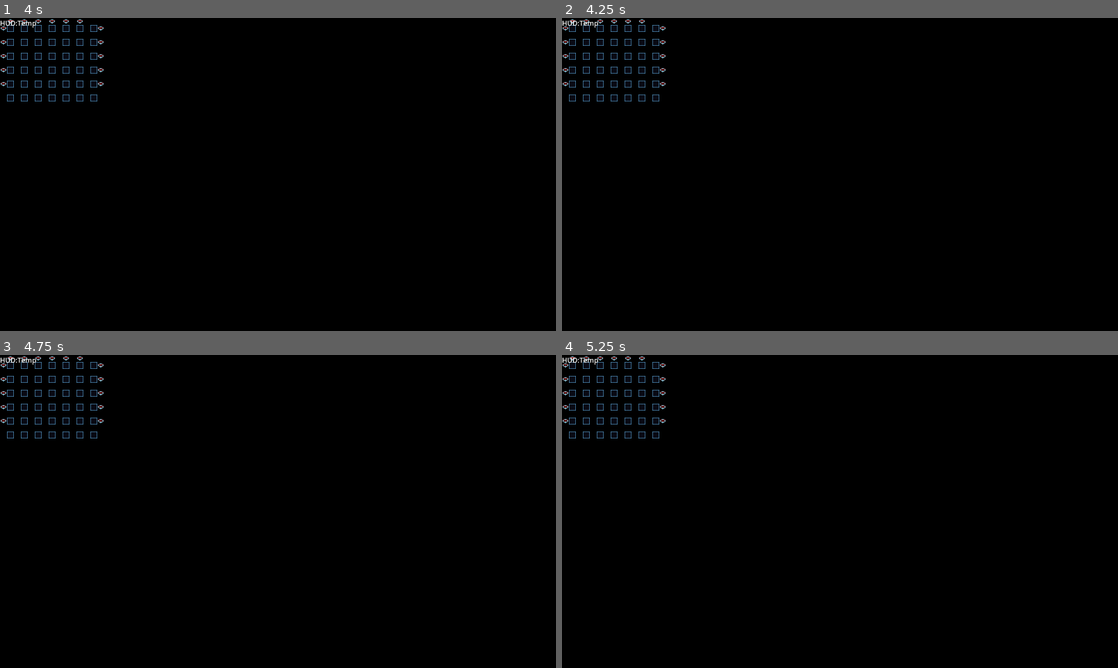
Above: before the commit, frames 1-4 (two rows, left to right).
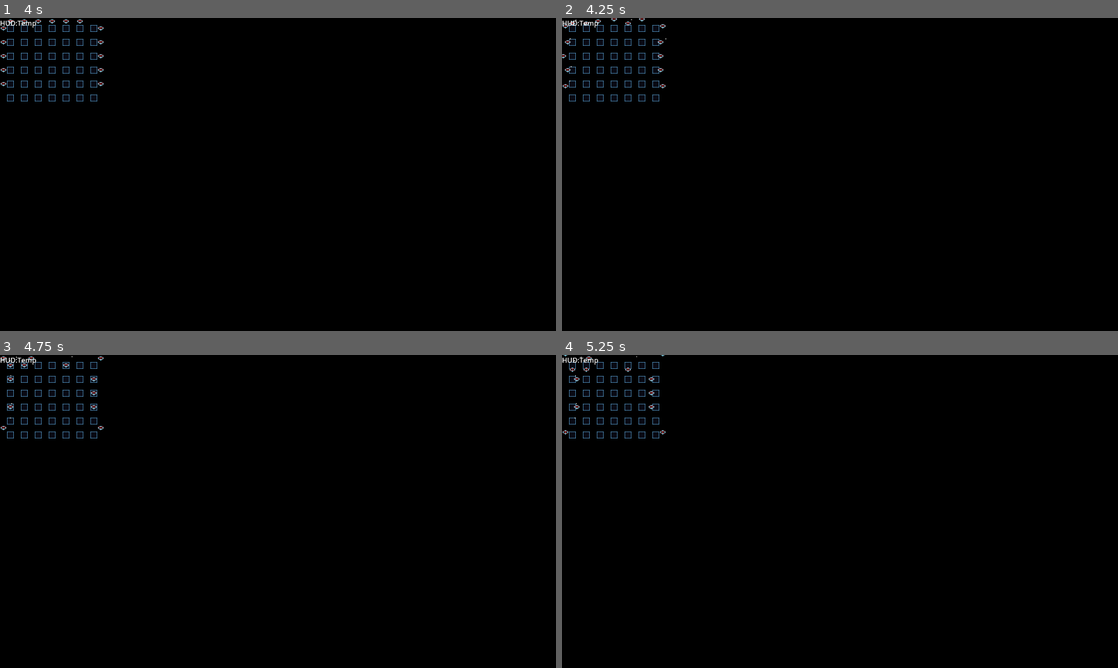
Above: after the commit, the same moments.

Repository: shoggoth/Crossfire
Game: Godot game, scene res://scene/world.tscn
Same seed, same stepped clock (60 frames per second), same inputs: the game is played once before the commit and once after it. The project has no main scene, so this scene is started directly.
Inputs:
- Up to frame 1 (4 s): tap Enter (fire) at 0.5, 1.55, 2.85 s; hold D (right) 0.53-1.28 s; hold Enter (fire) 0.53-1.28 s; hold S (down) 1.28-2.03 s; tap Shift (bomb) at 1.35, 3.6 s; hold D (right) 2.03-2.78 s; hold Enter (fire) 2.03-2.78 s; hold W (up) 2.78-3.53 s; hold A (left) from 3.53 s (still down); hold Enter (fire) from 3.53 s (still down)
- Up to frame 2 (4.25 s): keep holding A (left); keep holding Enter (fire)
- Up to frame 3 (4.75 s): keep holding A (left); release Enter (fire) at 4.28 s; tap Enter (fire) at 4.35 s
- Up to frame 4 (5.25 s): release A (left) at 5.03 s; hold S (down) from 5.03 s (still down); hold Enter (fire) from 5.03 s (still down)

Frame 1 is identical in both runs. In frame 2, 0.2% of the frame differs, in the area x 0-19%, y 0-23%; in frame 3, 0.3%, in the area x 0-19%, y 0-24%; in frame 4, 0.3%.

Commit message:
Removed Fire state, fire from Track state

Diff:
--- a/scene/enemy.tscn
+++ b/scene/enemy.tscn
@@ -5,6 +5,7 @@
 [ext_resource type="Shader" path="res://shader/explode.gdshader" id="2_jww0j"]
 [ext_resource type="Script" path="res://src/component/health.gd" id="3_1extx"]
 [ext_resource type="Texture2D" uid="uid://c2juryjym68gx" path="res://gfx/Enemies.png" id="3_ggwwy"]
+[ext_resource type="Script" path="res://src/component/ai.gd" id="5_dd2lp"]
 [ext_resource type="Script" path="res://src/state/state_machine.gd" id="6_6fphs"]
 [ext_resource type="Script" path="res://src/component/grid_move.gd" id="6_cugao"]
 [ext_resource type="AudioStream" uid="uid://bdssfhu5dlqm5" path="res://sound/Explode.wav" id="7_ai7yh"]
@@ -65,12 +66,13 @@
 
 
 @export var move_component: MoveComponent
+@export var weapon_component: WeaponComponent
 
 var enemy: Enemy
 
 
 func _ready():
-	valid_transitions = [\"Lurk\", \"Fire\", \"Explode\"]
+	valid_transitions = [\"Lurk\", \"Explode\"]
 
 
 func enter_from(from: State, params: Dictionary) -> bool:
@@ -82,30 +84,14 @@
 	var random_vec = Vector2([-1, 0, 1].pick_random(), [-1, 0, 1, 0].pick_random())
 	if random_vec.length_squared():
 		move_component.move(enemy, random_vec)
-	elif randi_range(0, 99):
-		sm.enter_state_named(\"Fire\")
+	elif randi_range(0, 14):
+		fire()
 	else:
 		sm.enter_state_named(\"Lurk\")
-"
-
-[sub_resource type="GDScript" id="GDScript_6sp8q"]
-resource_name = "Fire"
-script/source = "extends State
-
-
-@export var weapon_component: WeaponComponent
-
-
-func _ready():
-	valid_transitions = [\"Lurk\", \"Track\", \"Explode\"]
-
-
-func _process(_delta):
-	if !weapon_component || !weapon_component.can_fire:
-		sm.enter_state_named(\"Track\")
-	else:
-		var enemy = sm.get_meta(\"parent_node\")
-		weapon_component.fire(enemy, Vector2.UP)
+
+
+func fire() -> bool:
+	return weapon_component.fire(enemy, Vector2.RIGHT)
 "
 
 [sub_resource type="GDScript" id="GDScript_4j3dk"]
@@ -243,6 +229,10 @@
 [node name="CollisionShape2D" type="CollisionShape2D" parent="HurtBox"]
 shape = SubResource("RectangleShape2D_b1y8x")
 
+[node name="AIComponent" type="Node" parent="." node_paths=PackedStringArray("state_machine")]
+script = ExtResource("5_dd2lp")
+state_machine = NodePath("../StateMachine")
+
 [node name="HealthComponent" type="Node" parent="."]
 script = ExtResource("3_1extx")
 
@@ -270,7 +260,6 @@
 
 [node name="Timer" type="Timer" parent="StateMachine/Hide"]
 process_mode = 3
-wait_time = 5.0
 one_shot = true
 
 [node name="Lurk" type="Node" parent="StateMachine"]
@@ -279,15 +268,12 @@
 
 [node name="Timer" type="Timer" parent="StateMachine/Lurk"]
 process_mode = 3
-wait_time = 5.0
+wait_time = 3.0
 one_shot = true
 
-[node name="Track" type="Node" parent="StateMachine" node_paths=PackedStringArray("move_component")]
+[node name="Track" type="Node" parent="StateMachine" node_paths=PackedStringArray("move_component", "weapon_component")]
 script = SubResource("GDScript_vfjmb")
 move_component = NodePath("../../MoveComponent")
-
-[node name="Fire" type="Node" parent="StateMachine" node_paths=PackedStringArray("weapon_component")]
-script = SubResource("GDScript_6sp8q")
 weapon_component = NodePath("../../WeaponComponent")
 
 [node name="Explode" type="Node" parent="StateMachine" node_paths=PackedStringArray("health_component")]
@@ -303,5 +289,6 @@
 
 [connection signal="health_changed" from="HealthComponent" to="." method="_on_health_component_health_changed"]
 [connection signal="timeout" from="WeaponComponent/Timer" to="WeaponComponent" method="_on_timer_timeout"]
+[connection signal="state_changed" from="StateMachine" to="AIComponent" method="_on_state_machine_state_changed"]
 [connection signal="timeout" from="StateMachine/Hide/Timer" to="StateMachine/Hide" method="_on_timer_timeout"]
 [connection signal="timeout" from="StateMachine/Lurk/Timer" to="StateMachine/Lurk" method="_on_timer_timeout"]
--- /dev/null
+++ b/src/component/ai.gd
@@ -0,0 +1,12 @@
+class_name AIComponent extends Node
+
+
+@export var state_machine: StateMachine
+
+
+func _process(_delta):
+	pass
+
+
+func _on_state_machine_state_changed(from, to):
+	print("State changed from ", from.name, " to ", to.name)
--- a/src/component/weapon.gd
+++ b/src/component/weapon.gd
@@ -18,7 +18,8 @@
 		_pool.append(bullet_scene.instantiate())
 
 
-func fire(source_node: Node2D, direction: Vector2):
+func fire(source_node: Node2D, direction: Vector2) -> bool:
+	if !can_fire: return false
 	can_fire = false
 	$Timer.start()
 	var b: HitBox = bullet_scene.instantiate()
@@ -27,6 +28,7 @@
 	b.position = source_node.position + direction * radius
 	b.collision_layer = (source_node.collision_layer & 3) | 16
 	add_child(b)
+	return true
 
 
 func _on_timer_timeout():
--- a/src/state/state.gd
+++ b/src/state/state.gd
@@ -1,8 +1,8 @@
 class_name State extends Node
 
 
-signal entered_state(state: State)
-signal exited_state(state: State)
+signal state_entered(state: State)
+signal state_exited(state: State)
 
 var sm: StateMachine = null
 var valid_transitions = null		# null => any || [] => none || check array content
@@ -14,10 +14,10 @@
 
 
 func enter_from(_from: State, _params: Dictionary) -> bool:
-	entered_state.emit(self)
+	state_entered.emit(self)
 	return true
 
 
 func exit_to(_to: State) -> bool:
-	exited_state.emit(self)
+	state_exited.emit(self)
 	return true
--- a/src/state/state_machine.gd
+++ b/src/state/state_machine.gd
@@ -1,5 +1,7 @@
 class_name StateMachine extends Node
 
+
+signal state_changed(from: State, to: State)
 
 @export var current_state: State = null
 @export var debug := false
@@ -22,6 +24,7 @@
 		current_state.exit_to(state)
 	if state && state.enter_from(current_state, params):
 		state.process_mode = Node.PROCESS_MODE_INHERIT
+		state_changed.emit(current_state, state)
 		current_state = state
 		return true
 	return false
